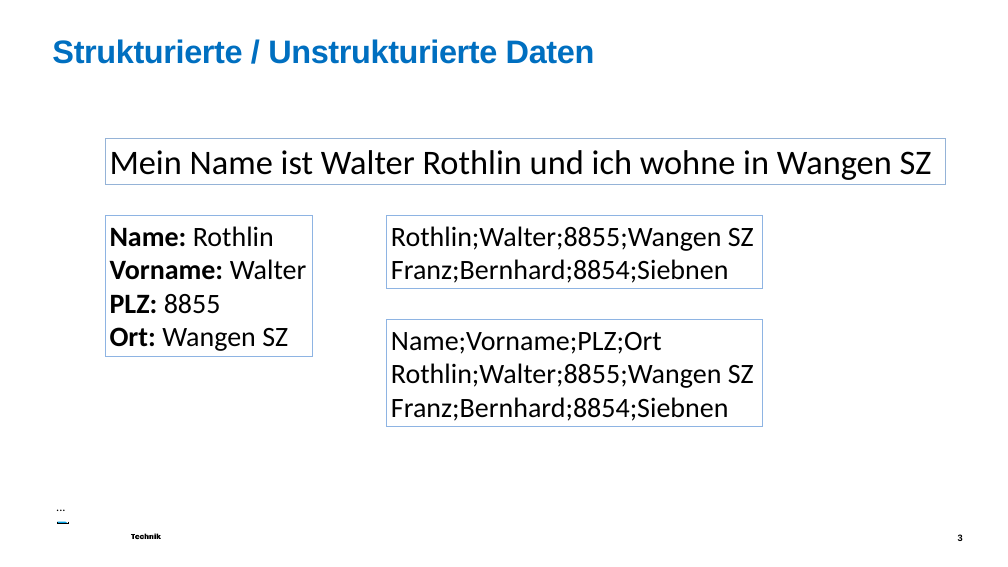
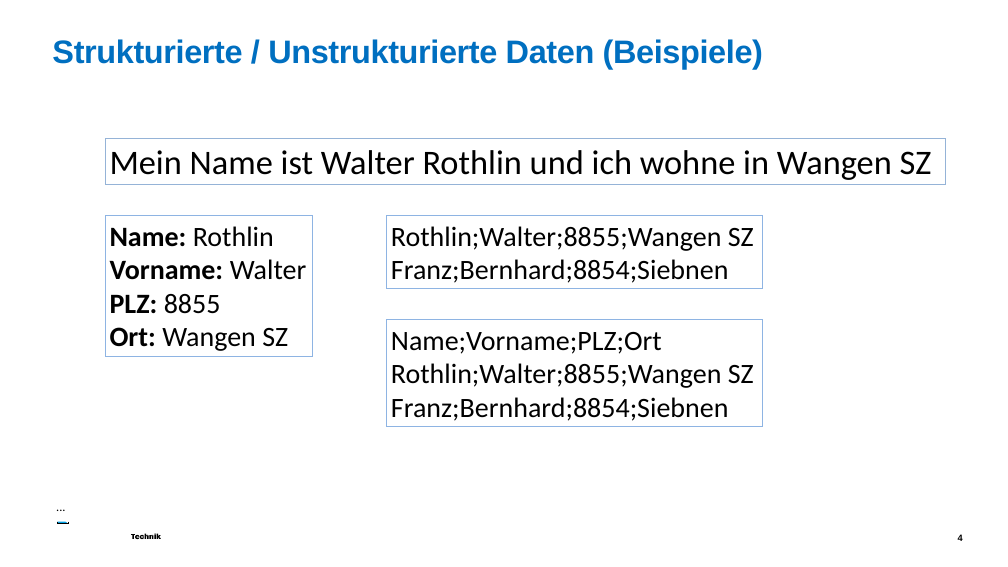
Before and after one commit to walter-rothlin/Source-Code, a slide deck: slide 4 of SchulungsUnterlagen/BZU/162_Einführung_Grundlagen_01.pptx (slide 3 before the commit). Drawn at 1008x567 pixels with LibreOffice and Linux fonts; fonts in the diff are those of the drawing; background and template pictures are left out. Boxes give left, top, right and bottom in pixels: in the first picture for what was removed or moved away, otherwise in the second. Text is boxed around its words. In the diff, an @@ line names an element or a change of style, - is before the commit and + after.

```diff
--- a/SchulungsUnterlagen/BZU/162_Einführung_Grundlagen_01.pptx
+++ b/SchulungsUnterlagen/BZU/162_Einführung_Grundlagen_01.pptx
@@ title at (x1=52, y1=39, x2=763, y2=69): text changed @@
-Strukturierte / Unstrukturierte Daten
+Strukturierte / Unstrukturierte Daten (Beispiele)
@@ page number at (x1=958, y1=534, x2=963, y2=543): text changed @@
-3
+4
```
Also in this commit, not shown: 1 other slide changed, 1 slide added, 6 other files.
